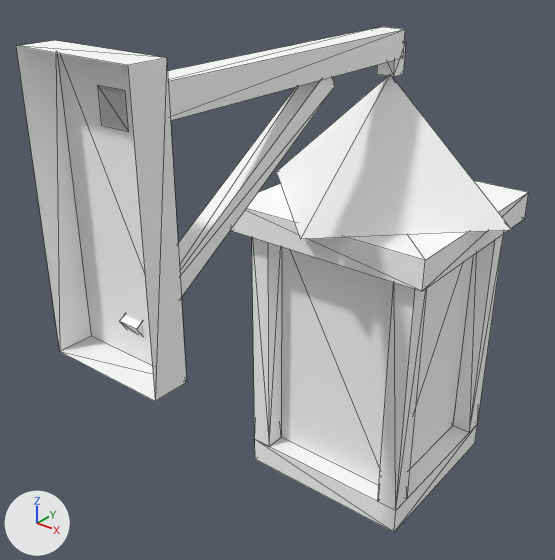
The glTF model games/yorimichi/assets/belmonte/meshes/SM_BM_BP_WallLantern.glb, before and after one commit.
Both versions are drawn from a camera (50 mm lens) standing at (0.522, -0.387, 0.256) and looking at (-0.044, 0.321, -0.183). Every picture has the same lights, and +X, +Y and +Z are marked at lower left. The picture after the commit comes second. Mesh edges are drawn as thin lines. Vertices at exactly the same position are counted once.

The older version as bpy lines, for what is in view:
```python
me_sm_bp_walllantern = bpy.data.meshes.new('SM_BP_WallLantern')
me_sm_bp_walllantern.from_pydata(...)  # 81 vertices, 110 faces; spans x -0.19..0.19, y 0.0..0.69, z -0.55..0.15
# faces by material slot: [102, 8]
me_sm_bp_walllantern.materials.append(mat_bm_000_m_iron_001)
me_sm_bp_walllantern.materials.append(mat_bm_001_m_window_lit_001)
ob_sm_bm_bp_walllantern = bpy.data.objects.new('SM_BM_BP_WallLantern', me_sm_bp_walllantern)
ob_sm_bm_bp_walllantern.location = (0.0, 0.0, 0.0)
```
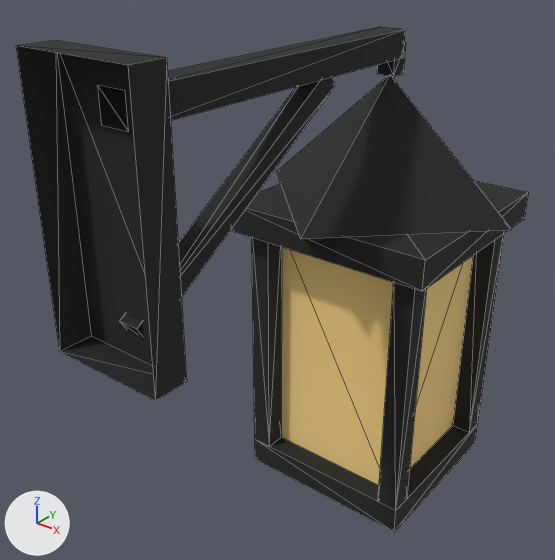
Scene script edits in JSON lines:
```json
{"block": "me_sm_bp_walllantern", "where": "me_sm_bp_walllantern.from_pydata(...)  # 81 vertices, 110 faces; spans x -0.19..0.19, y 0.0..0.69, z -0.55..0.15"}
{"block": "me_sm_bp_walllantern", "where": "# used by ob_sm_bm_bp_walllantern; location = (0.0, 0.0, 0.0)"}
{"block": "me_sm_bp_walllantern", "change": "me_sm_bp_walllantern part 1: 110 faces centred in x -0.15..0.15, y 0.013..0.65, z -0.55..0.15 are repainted in the vertex colours; the middle colour goes from white #ffffff to black #212121"}
```

What differs and where, as boxes (x1, y1, x2, y2) in the pictures (555 x 560 px):
```json
{"part": 1, "of": "me_sm_bp_walllantern", "change": "recoloured", "before": [16, 27, 529, 532], "after": [16, 27, 529, 532], "on screen": "white to black"}
```
